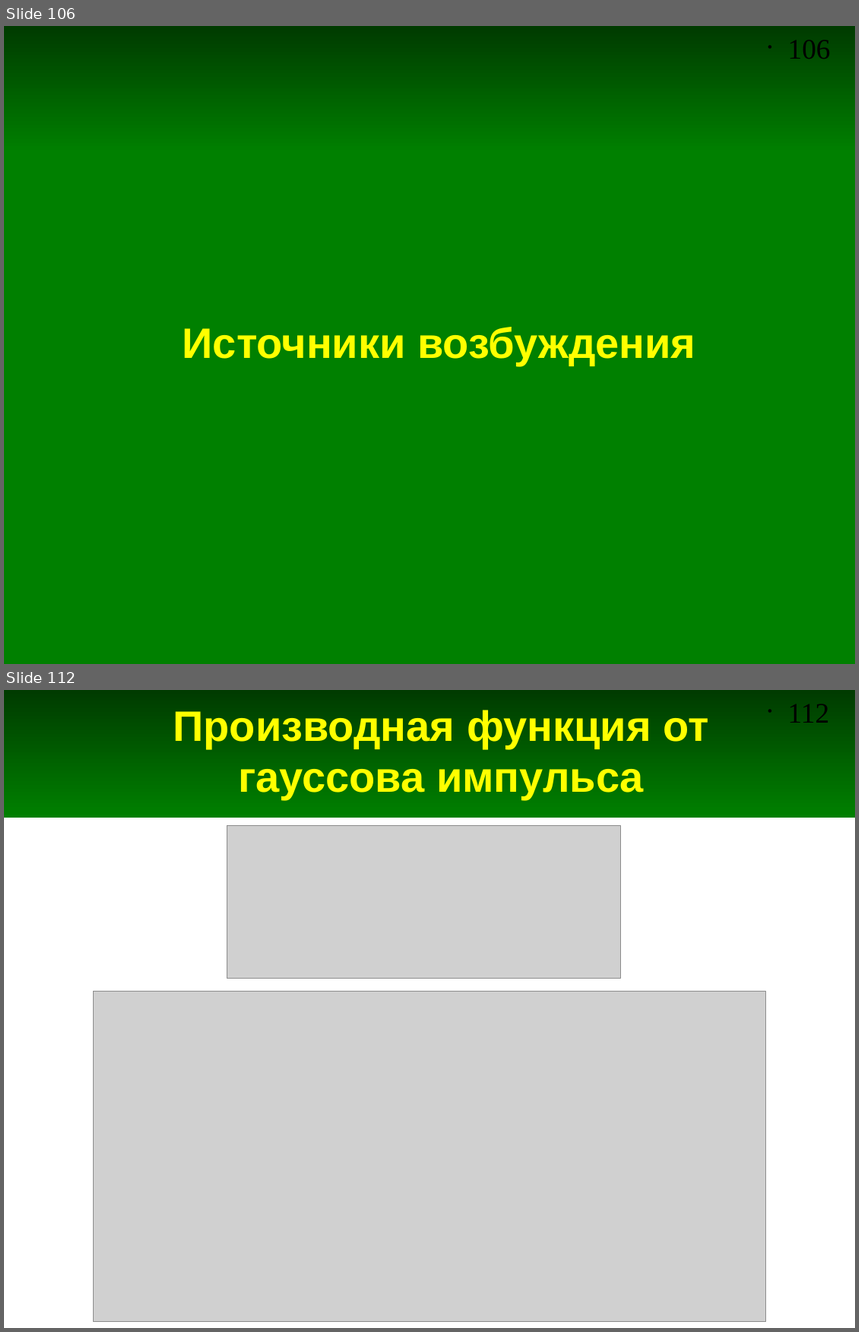
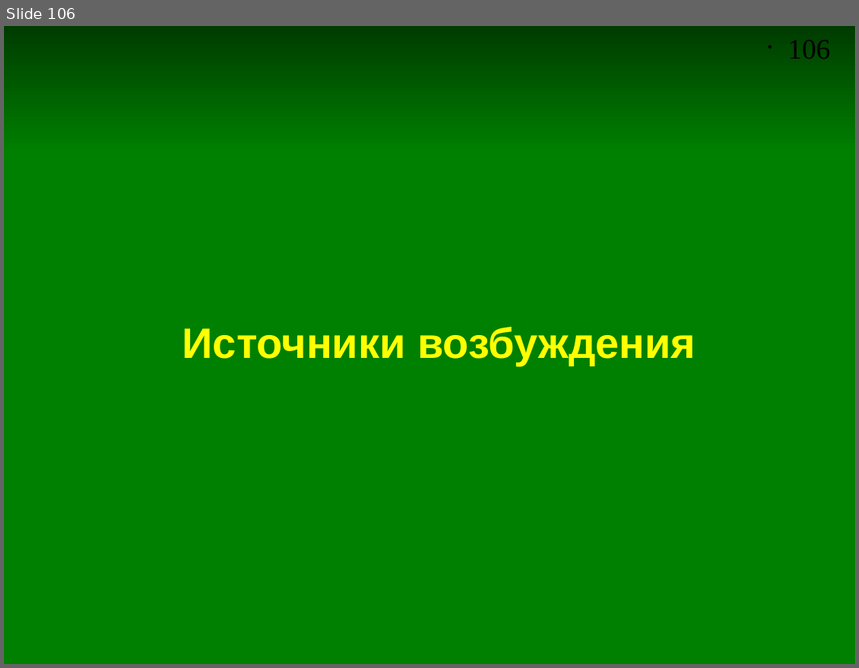
Before and after one commit to andris0147sv/modelling, a slide deck: presentations/2. FDTD.odp. Shown one above the other, each under a label of ours: slides 106 and 112 before the commit, slide 106 after it; the slides between them are not shown. The pictures are 859x1332 and 859x668 pixels, drawn with LibreOffice and Linux fonts; fonts in the diff are those of the drawing; grey boxes stand for pictures. Boxes give left, top, right and bottom in pixels: in the first picture for what was removed or moved away, otherwise in the second. Text is boxed around its words. In the diff, an @@ line names an element or a change of style, - is before the commit and + after.

```diff
--- a/presentations/2. FDTD.odp
+++ b/presentations/2. FDTD.odp
@@ slide 112 removed at <box>4,690,855,1328</box>, background #FFFFFF; not listed: 2 template elements that a slide beside it also shows @@
@@ title removed at <box>173,710,709,799</box> @@
-Производная функция от
-гауссова импульса
@@ picture removed at <box>227,825,620,978</box> @@
@@ picture removed at <box>94,991,767,1322</box> @@
```
Also in this commit, not shown: 5 slides changed, 4 slides added, 1 other slide removed, 6 other files.
